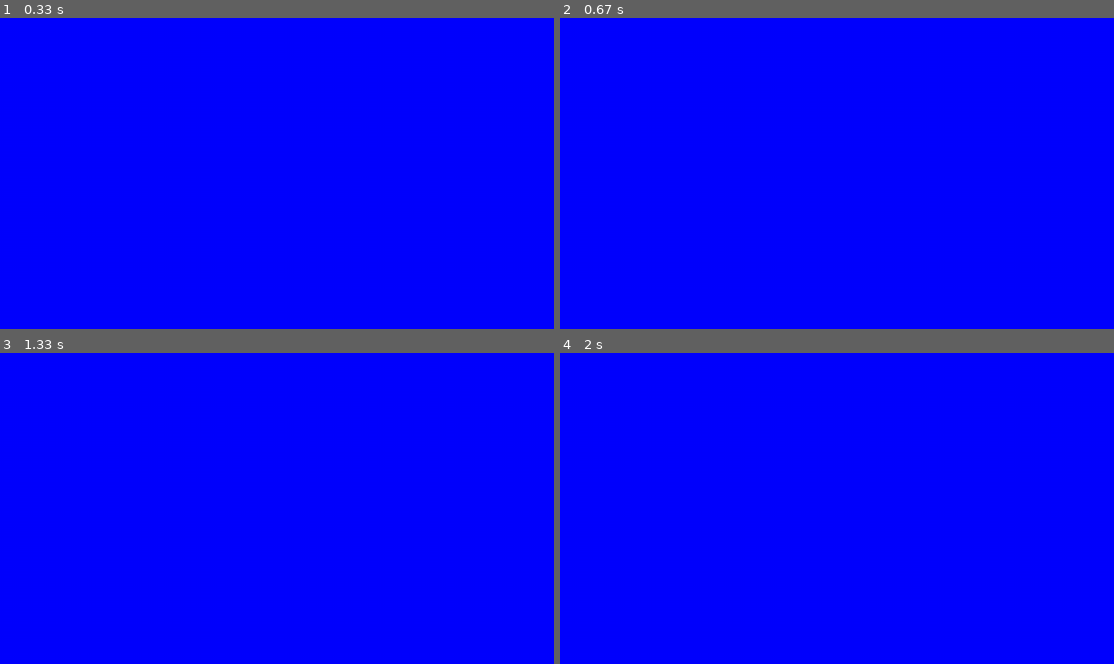
Above: before the commit, frames 1-4 (two rows, left to right).
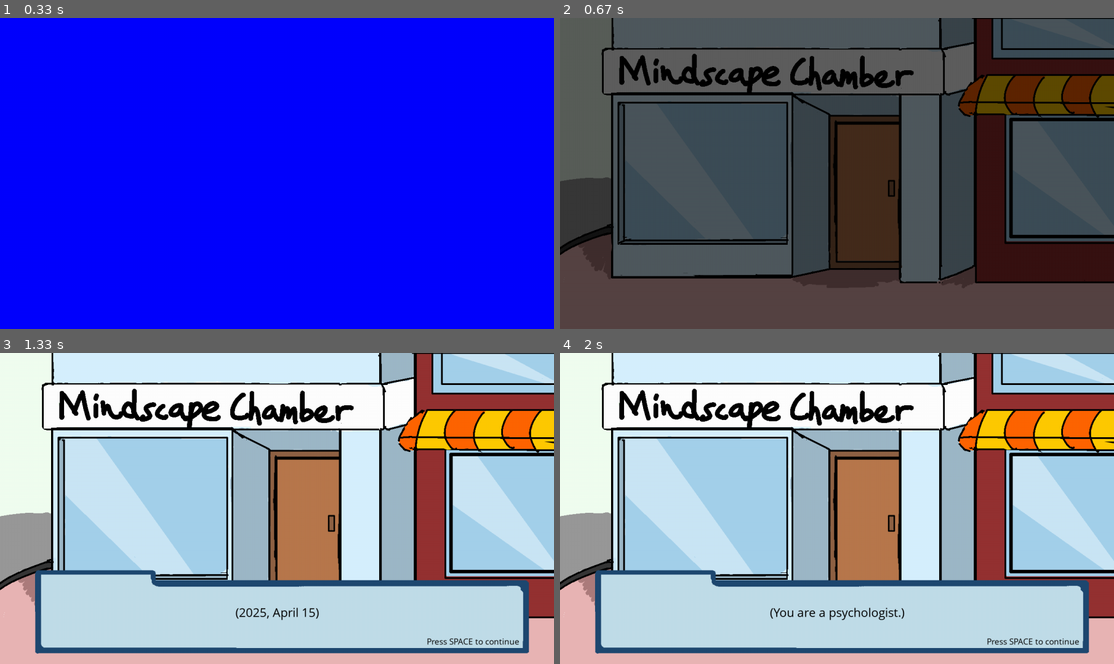
Above: after the commit, the same moments.

Repository: JoyYU271/2510-CSP1123-3-09
Game: pygame game, started from Intro1.py
Same seed, same stepped clock (60 frames per second), same inputs: the game is played once before the commit and once after it.
Inputs:
- Up to frame 1 (0.33 s): no input
- Up to frame 2 (0.67 s): tap I at 0.33 s
- Up to frame 3 (1.33 s): tap Space at 1.17 s
- Up to frame 4 (2 s): tap Space at 1.57, 1.87 s

Frame 1 is identical in both runs. In frame 2, 100% of the frame differs, in the area x 0-100%, y 0-100%; in frame 3, 100%; in frame 4, 100%.

Commit message:
Linked intro to start, and level screen

Diff:
--- a/Intro1.py
+++ b/Intro1.py
@@ -353,7 +353,9 @@
 
 
 class SimpleChapterIntro:
-    def __init__(self):
+    def __init__(self, display, gameStateManager):
+        self.display = display
+        self.gameStateManager = gameStateManager
         self.active = False
         self.background = None
         self.dialogue = []
@@ -511,43 +513,57 @@
 
            screen.blit(hint_text, hint_rect)
 
-
-SCREENWIDTH, SCREENHEIGHT = 1280, 720
+    def run(self):
+        keys = pygame.key.get_pressed()
+        self.update(keys)
+        self.draw(self.display)
 
 class Game:
     def __init__(self):
         pygame.init()
         self.clock = pygame.time.Clock()
-        self.screen = pygame.display.set_mode((SCREENWIDTH, SCREENHEIGHT))
+        self.screen = pygame.display.set_mode((screen_width, screen_height))
 
         self.gameStateManager = GameStateManager('start')
-        self.start = Start(self.screen, self.gameStateManager)
+        self.intro = SimpleChapterIntro(self.screen, self.gameStateManager)
+        self.start = Start(self.screen, self.gameStateManager, self.intro)
         self.level = Rooms(self.screen, self.gameStateManager)
 
-
-        self.states = {'start':self.start, 'level':self.level}
+        self.intro.completed_callback = lambda: self.gameStateManager.set_state('level')
+
+        self.states = {'intro':self.intro, 'start':self.start, 'level':self.level}
+
     def run(self):
-        while True:
+        gameLoop = True
+        while gameLoop:
             for event in pygame.event.get():
                 if event.type == pygame.QUIT:
                     pygame.quit()
                     sys.exit()
 
+                # elif event.type == pygame.KEYDOWN:
+                #     if event.key == pygame.K_i:
+                #         self.intro.start("chapter_1")
+                #         self.gameStateManager.set_state('intro')
+
             self.states[self.gameStateManager.get_state()].run()
 
             pygame.display.update()
             self.clock.tick(FPS)
 
-
 class Start:    #try to call back SimpleChapterIntro
-    def __init__(self, display, gameStateManager):
+    def __init__(self, display, gameStateManager, intro): #, intro
         self.display = display
         self.gameStateManager = gameStateManager
+        self.intro = intro
+
     def run(self):
         self.display.fill('blue')
         keys = pygame.key.get_pressed()
-        if keys[pygame.K_e]:
-            self.gameStateManager.set_state('level')
+        if keys[pygame.K_i]:
+            self.intro.start("chapter_1")
+            self.gameStateManager.set_state('intro')
+            # self.gameStateManager.states['intro'].start("chapter_1")
 
 #make plan to change by colliderect/position of player.rect
 
@@ -555,11 +571,14 @@
     def __init__(self, display, gameStateManager):
         self.display = display
         self.gameStateManager = gameStateManager
+
     def run(self):
         self.display.fill('red')
         keys = pygame.key.get_pressed()
-        if keys[pygame.K_g]:
+
+        if keys[pygame.K_d]:
             self.gameStateManager.set_state('start')
+
 
 class GameStateManager:
     def __init__(self, currentState):
@@ -582,48 +601,48 @@
 # #print(thisdict)
 
 # Create intro object
-showing_intro = True
-chapter_intro = SimpleChapterIntro()
-chapter_intro.start("chapter_1")
-
-
-# Main loop
-running = True
-while running:
-    # Handle events
-    for event in pygame.event.get():
-        if event.type == pygame.QUIT:
-            running = False
-        elif event.type == pygame.KEYDOWN:
-            if event.key == pygame.K_ESCAPE:
-                running = False
-            elif event.key == pygame.K_r:
-                # Restart intro
-                chapter_intro.start("chapter_1")
-
-
-    # Get keys
-    keys = pygame.key.get_pressed()
-
-    # Update and draw intro
-    if chapter_intro.active:
-        if chapter_intro.update(keys):
-            chapter_intro.draw(screen)
-            for event in pygame.event.get():
-                if event.type == pygame.QUIT:
-                   running = False
-                elif event.type == pygame.KEYDOWN:
-                    if event.key == pygame.K_r:
-                        # Restart intro
-                        chapter_intro.start("chapter_1")
-                        print("Chapter intro restarting...")
-        else:
-            # If intro is no longer active, restart it
-            print("Chapter intro finished")
-            #chapter_intro.start("chapter_1")
-
-    # Update display
-    pygame.display.flip()
-    clock.tick(FPS)
-pygame.quit()
-sys.exit()
+# showing_intro = True
+# chapter_intro = SimpleChapterIntro()
+# chapter_intro.start("chapter_1")
+
+
+# # Main loop
+# running = True
+# while running:
+#     # Handle events
+#     for event in pygame.event.get():
+#         if event.type == pygame.QUIT:
+#             running = False
+#         elif event.type == pygame.KEYDOWN:
+#             if event.key == pygame.K_ESCAPE:
+#                 running = False
+#             elif event.key == pygame.K_r:
+#                 # Restart intro
+#                 chapter_intro.start("chapter_1")
+
+
+#     # Get keys
+#     keys = pygame.key.get_pressed()
+
+#     # Update and draw intro
+#     if chapter_intro.active:
+#         if chapter_intro.update(keys):
+#             chapter_intro.draw(screen)
+#             for event in pygame.event.get():
+#                 if event.type == pygame.QUIT:
+#                    running = False
+#                 elif event.type == pygame.KEYDOWN:
+#                     if event.key == pygame.K_r:
+#                         # Restart intro
+#                         chapter_intro.start("chapter_1")
+#                         print("Chapter intro restarting...")
+#         else:
+#             # If intro is no longer active, restart it
+#             print("Chapter intro finished")
+#             #chapter_intro.start("chapter_1")
+
+#     # Update display
+#     pygame.display.flip()
+#     clock.tick(FPS)
+# pygame.quit()
+# sys.exit()
